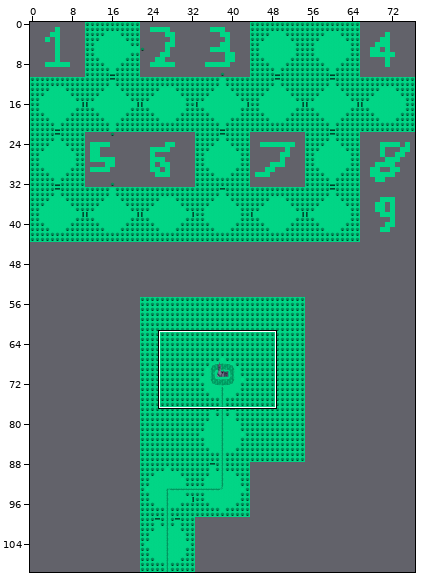
An edit to a level. Tiled map, assets/tilesets/level1.tmx. The first picture is a wide view before the edit; the outline marks the close-up.
Close-up. Before the edit:
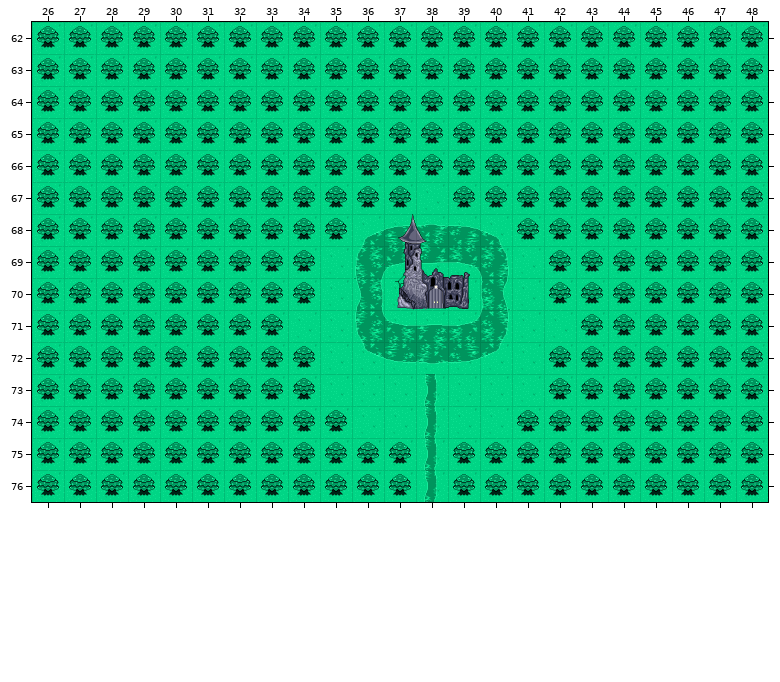
Cells are 64x64 px. Shown: x 26..48, y 62..76.
And afterwards:
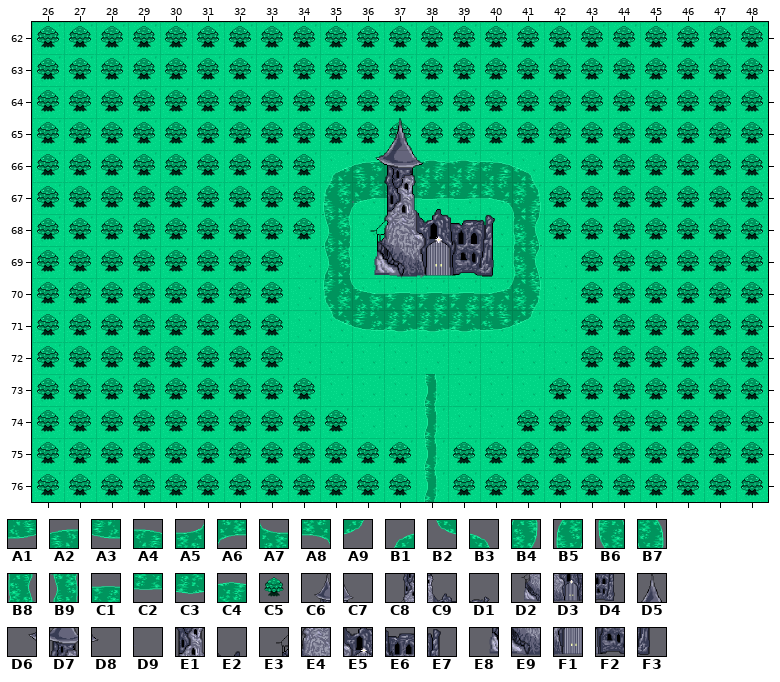
Key: from "moat": A1 0, A2 0 turned 180, A3 2, A4 2 turned 180, A5 4, A6 4 turned 180, A7 6, A8 6 turned 180, A9 8, B1 8 turned 180, B2 10, B3 10 turned 180, B4 12, B5 12 turned 180, B6 14, B7 14 turned 180, B8 16, B9 16 turned 180, C1 20, C2 20 turned 180, C3 22, C4 22 turned 180; from "tilesheet": C5 0; from "tower3": C6 0, C7 1, C8 3, C9 4, D1 5, D2 6, D3 7, D4 8; from "tower5": D5 1, D6 5, D7 6, D8 7, D9 10, E1 11, E2 12, E3 15, E4 16, E5 17, E6 18, E7 19, E8 20, E9 21, F1 22, F2 23, F3 24.
__ is an empty cell.
Tiles replaced or removed in this view: A1, A2, A3, A4, A5, A6, A7, A8, A9, B1, B2, B3, B4, B5, B6, B7, B8, B9, C1, C2, C3, C4, C5, C6, C7, C8, C9, D1, D2, D3, D4.
The commit says: bigger tower + unfinished zoom out
Difference:
Changed rows in their new state; .. is an unchanged cell.
Layer "terrain":
first column x 34:
66 .. B1 A2 C4 C4 C4 A4 B3 ..
67 .. B5 A6 C2 C2 C2 A8 B7 ..
68 .. B9 __ __ __ __ __ B8 ..
69 __ B9 __ __ __ __ __ B8 __
70 __ B6 A7 C1 C1 C1 A5 B4 __
71 .. B2 A3 C3 C3 C3 A1 A9 ..
72 __ .. __ __ __ __ __ .. __
Layer "moatVisuals":
first column x 35:
66 B1 A2 C4 C4 C4 A4 B3
67 B5 A6 C2 C2 C2 A8 B7
68 B9 __ __ __ __ __ B8
69 B9 __ __ __ __ __ B8
70 B6 A7 C1 C1 C1 A5 B4
71 B2 A3 C3 C3 C3 A1 A9
72 .. __ __ __ __ __ ..
Layer "towerVisuals":
first column x 36:
65 .. D5 .. .. ..
66 D6 D7 D8 .. ..
67 D9 E1 E2 .. ..
68 E3 E4 E5 E6 E7
69 E8 E9 F1 F2 F3
70 .. __ __ __ ..
Boxes around the changes in both close-ups, in picture pixels (x1, y1, x2, y2):
changed: (293, 118, 571, 368)
